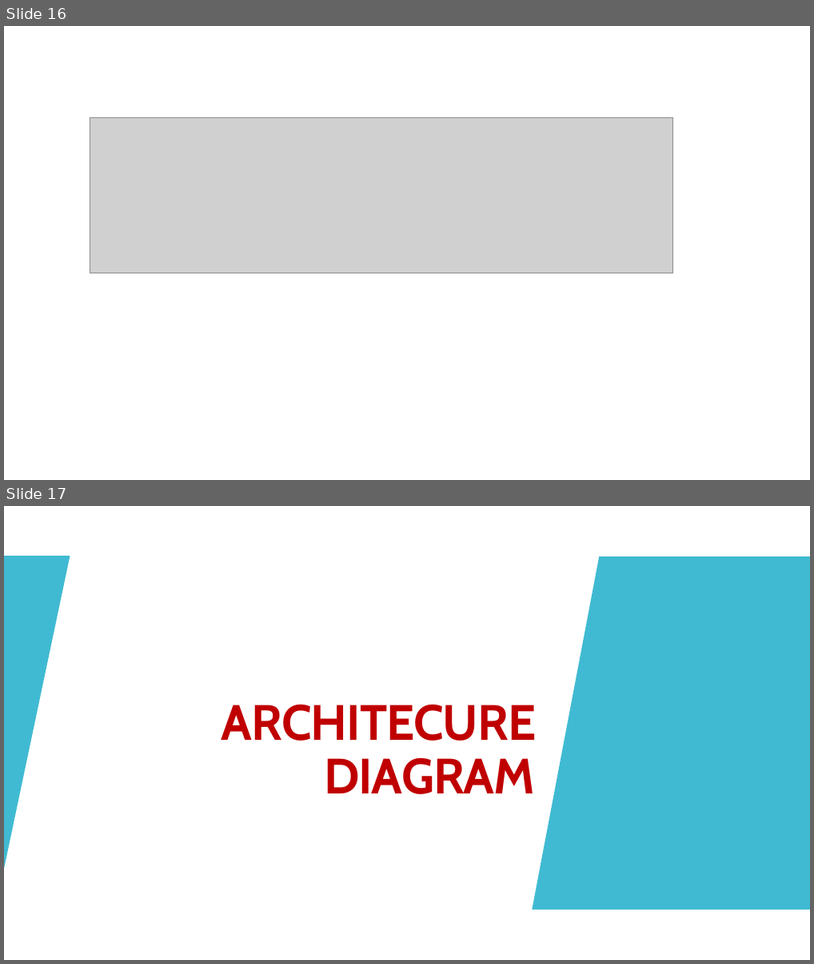
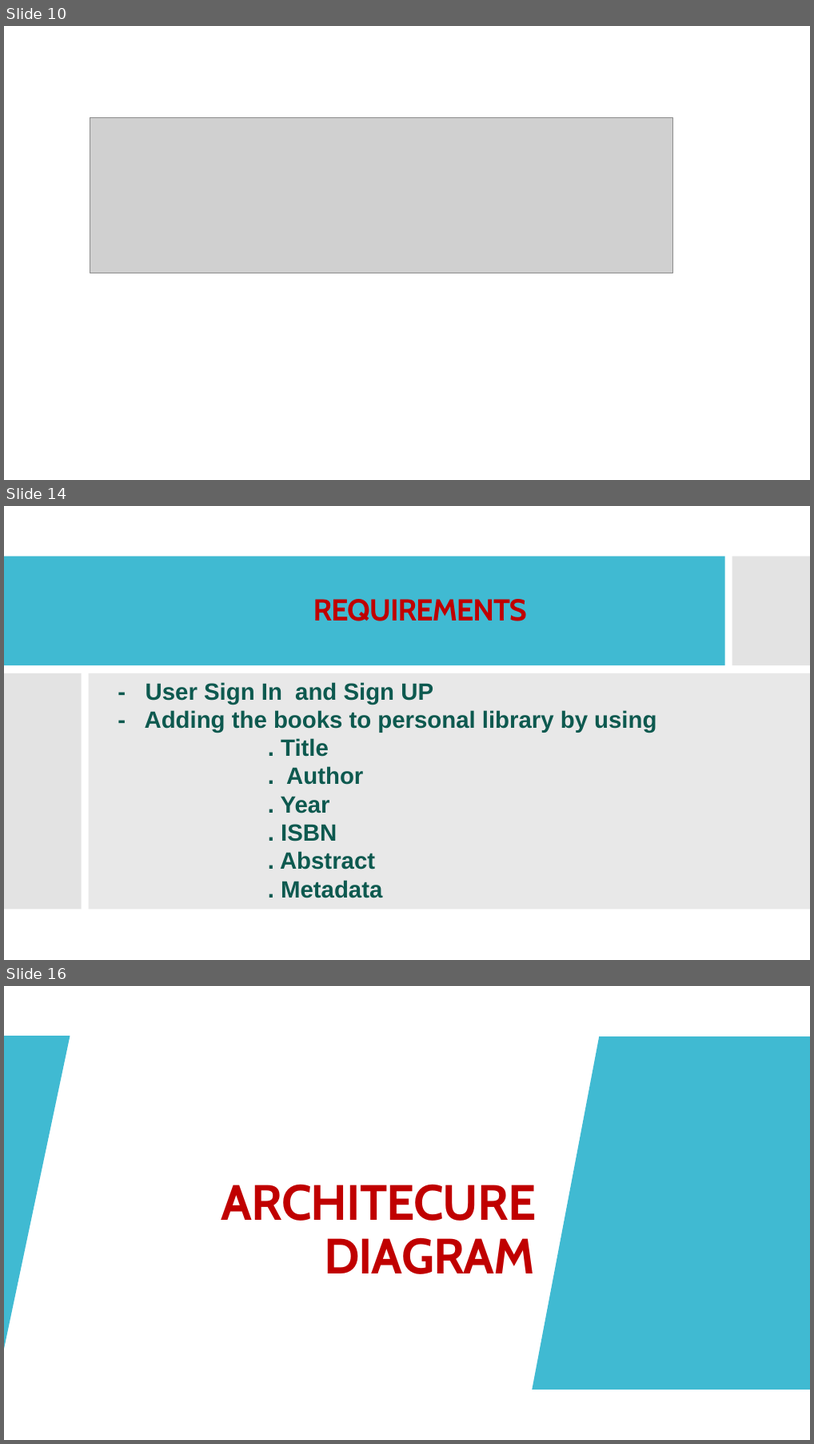
Before and after one commit to wangyang325/CS615Project, a slide deck: Presentation/Personal Library.pptx. Shown one above the other, each under a label of ours: slides 16 and 17 before the commit, slides 10, 14 and 16 after it; the slides between them are not shown. The pictures are 814x964 and 814x1444 pixels, drawn with LibreOffice and Linux fonts; fonts in the diff are those of the drawing; grey boxes stand for pictures. Boxes give left, top, right and bottom in pixels: in the first picture for what was removed or moved away, otherwise in the second. Text is boxed around its words. In the diff, an @@ line names an element or a change of style, - is before the commit and + after.

```diff
--- a/Presentation/Personal Library.pptx
+++ b/Presentation/Personal Library.pptx
@@ slide 14 added at (4, 506, 810, 960), background #FFFFFF; not listed: 2 template elements that a slide beside it also shows @@
@@ rectangle added at (4, 506, 810, 960), fill #FFFFFF @@
@@ rectangle added at (4, 556, 726, 666), fill #40BAD2 @@
@@ rectangle added at (733, 556, 810, 666), fill #C8C8C8 at 50% opacity @@
@@ title added at (314, 599, 527, 621), 36 pt, text #C00000, bold @@
+REQUIREMENTS
@@ rectangle added at (4, 673, 82, 909), fill #C8C8C8 at 50% opacity @@
@@ rectangle added at (89, 673, 810, 909), fill #D9D9D9 at 60% opacity @@
@@ text added at (145, 682, 657, 898), 28 pt, text #0D5A4F, bold @@
+- User Sign In and Sign UP
+- Adding the books to personal library by using
+. Title
+. Author
+. Year
+. ISBN
+. Abstract
+. Metadata
@@ what was slide 16 is now slide 10 @@
@@ what was slide 17 is now slide 16 @@
```
Also in this commit, not shown: 2 slides changed, 8 other slides added, 8 slides removed.
